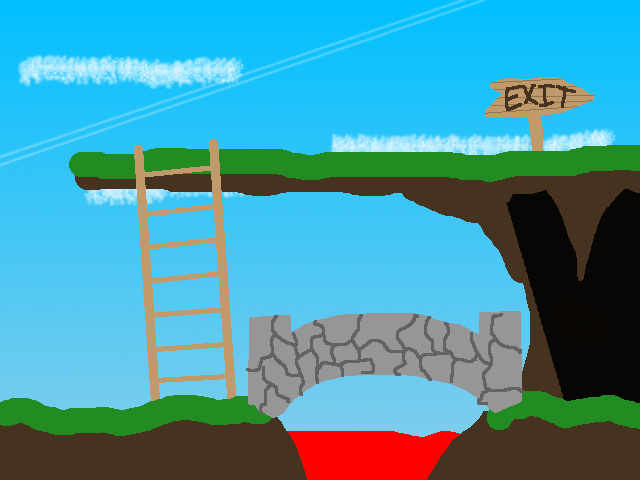
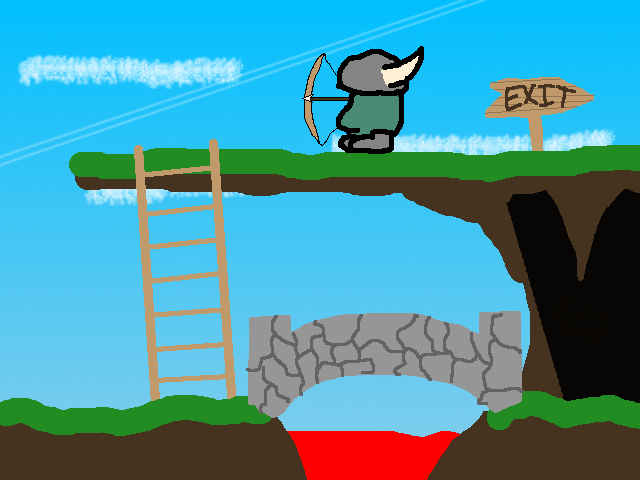
The second 640 x 480 image is a revision of the first. Changes to its layers:
added layer "badguyhead" above "badguyheadcolor" over [336, 46, 424, 154]
added layer "badguyheadcolor" above "arrow" over [339, 53, 420, 152]
added layer "arrow" above "bow" over [302, 94, 362, 103]
added layer "bow" above "stalactite" over [304, 53, 340, 146]
